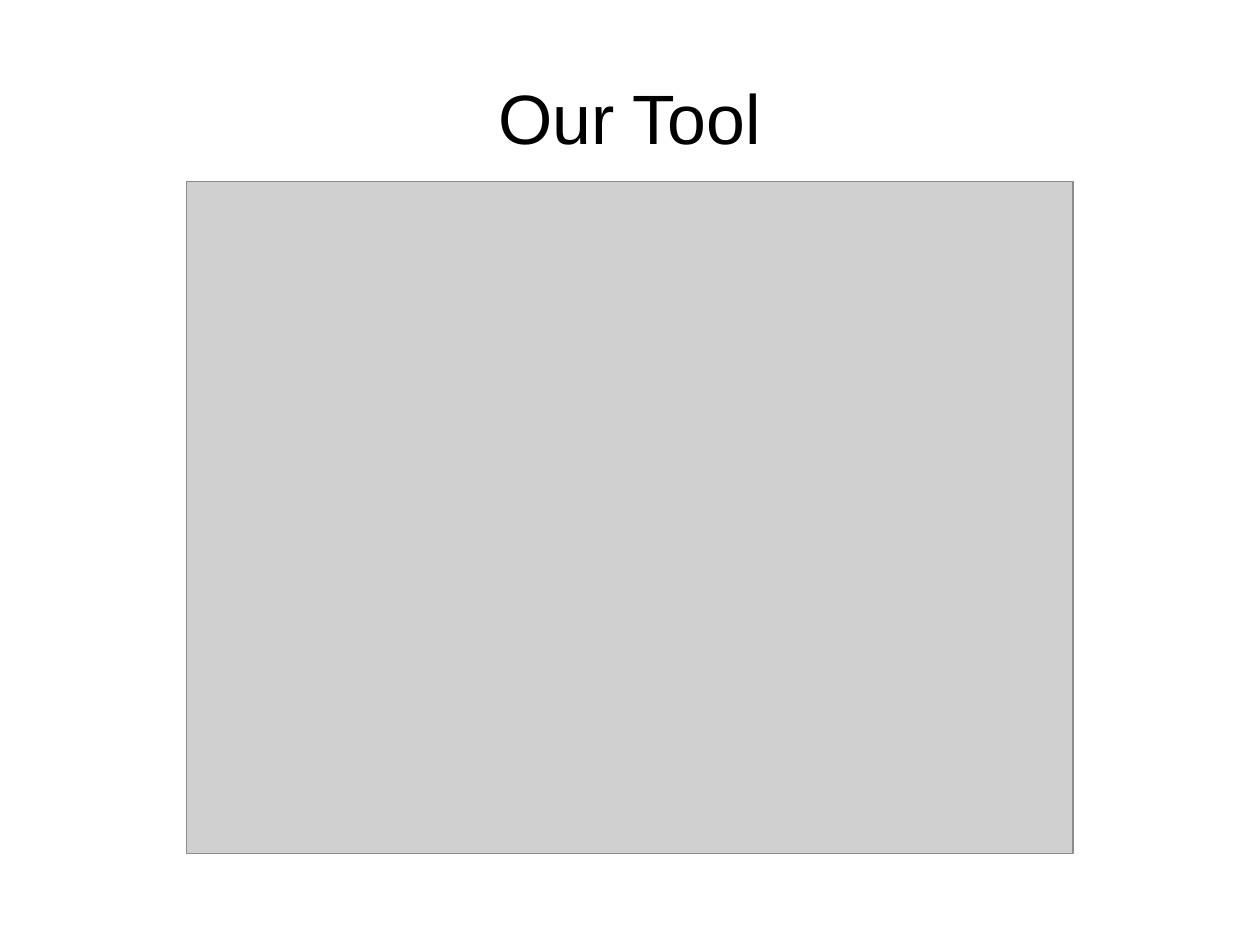
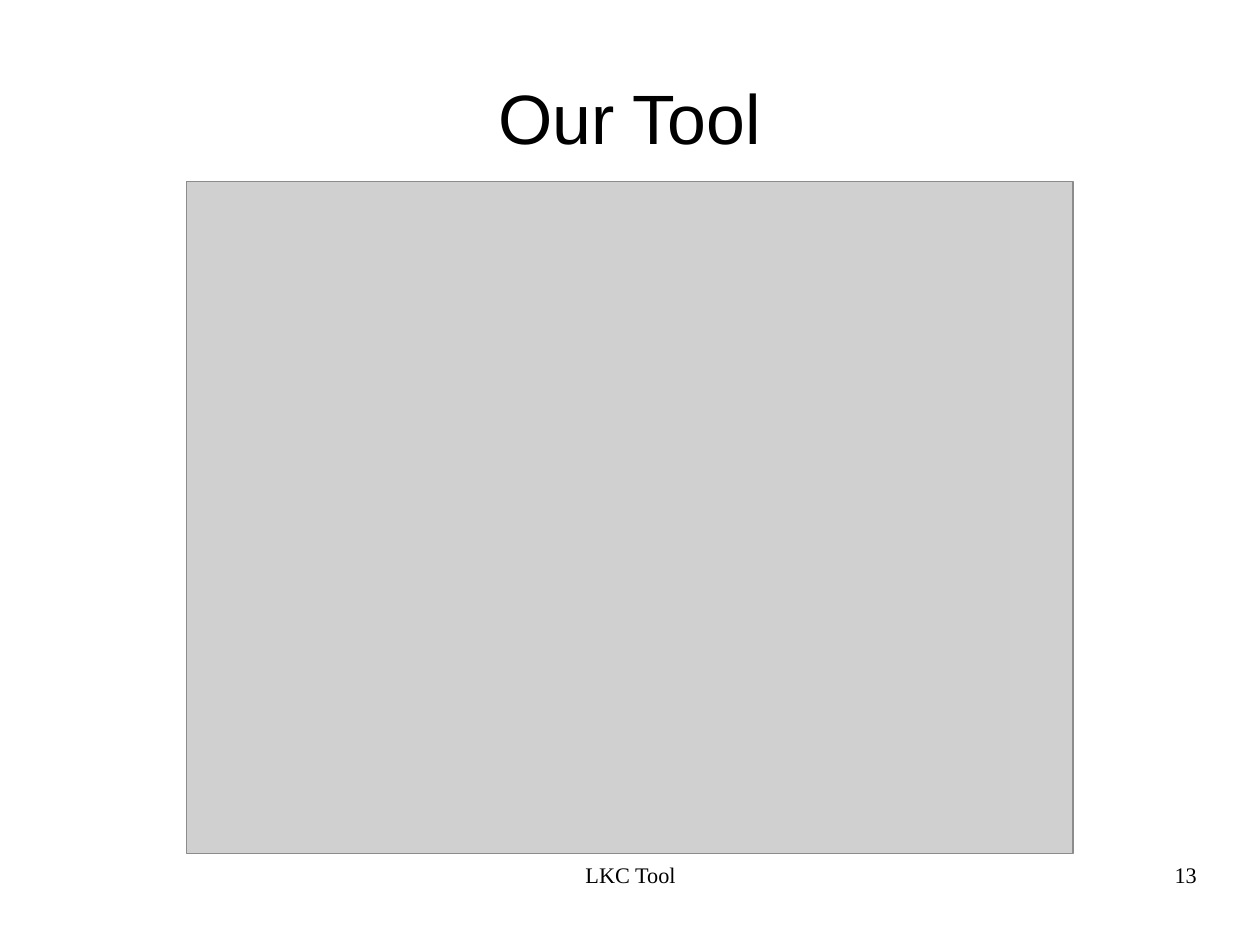
Before and after one commit to kbak/lkc, a slide deck: slide 13 of presentation/lkc.odp. Drawn at 1260x945 pixels with LibreOffice and Linux fonts; fonts in the diff are those of the drawing; grey boxes stand for pictures. Boxes give left, top, right and bottom in pixels: in the first picture for what was removed or moved away, otherwise in the second. Text is boxed around its words. In the diff, an @@ line names an element or a change of style, - is before the commit and + after.

```diff
--- a/presentation/lkc.odp
+++ b/presentation/lkc.odp
@@ text added at box(585, 867, 675, 884), 14 pt, text #000000 @@
+LKC Tool
@@ page number added at box(1175, 868, 1197, 884), 14 pt, text #000000 @@
+13
```
Also in this commit, not shown: 15 other slides changed, 4 slides added.
